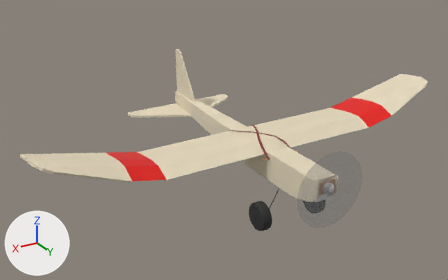
An edit to the glTF model Art/Aircraft/TinyTrainer/TinyTrainer.glb, drawn before and after from the same camera.
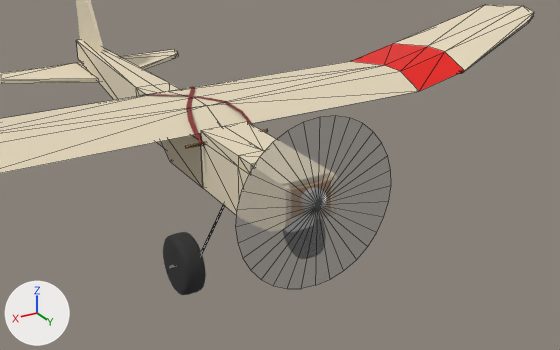
Each version appears first whole from a camera (50 mm lens) standing at (0.676, 0.872, 0.512) and looking at (0.034, -0.199, -0.023), and next in a close-up from a camera (50 mm lens) standing at (0.318, 0.589, 0.257) and looking at (0.021, 0.094, 0.01). Lighting does not change. The marker at lower left points along +X, +Y and +Z. The close-ups show mesh edges as thin lines. Where no turn or scale is listed for an object, it has been applied to the vertices.

In view in the first close-up: 'HorizontalStab', 'InnerBody', 'NosePod', 'Propeller', 'VerticalStab', 'Wheels', 'Wing', 'WingRubberBand'.
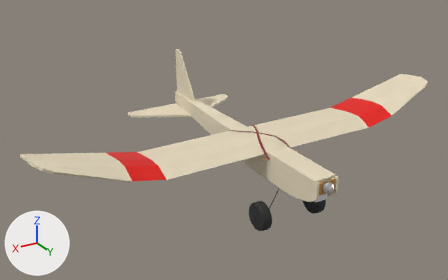
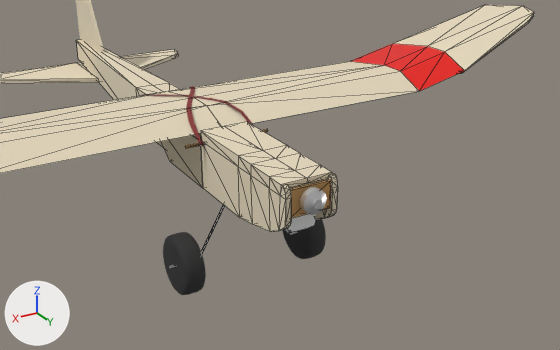
Boxes (x1, y1, x2, y2) around the edits, measured in the close-ups (560 x 350 px):
```json
{"object": "Propeller", "change": "deleted", "before": [235, 116, 391, 289]}
```

Edits to the scene script, one JSON object a line:
```json
{"op": "remove", "block": "ob_propeller", "code": ["ob_propeller = bpy.data.objects.new('Propeller', me_circle_001)", "ob_propeller.location = (0.0, 0.1183, -0.0126)"]}
```
